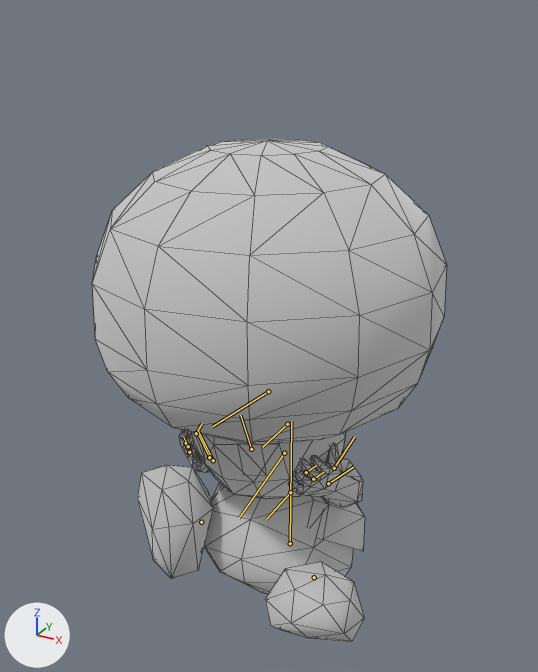
An edit to the glTF model FinModelUtility/Libraries/JSystem/JSystem Tests/goldens/super_mario_sunshine_kinopio/output/kinopio_body.glb, drawn before and after from the same camera.
Both versions are drawn from a 50 mm lens placed at (58.6, -116.0, 105.9), pointed at (-2.5, -5.0, 50.5). The axes (+X, +Y, +Z) are drawn at lower left. The lights are the same throughout. The first picture is the older version. Both versions are drawn at frame 3 of the action 'kinopio_sitororo'; the numbers are the values there. The bones that change, and the others that lie on the model, are drawn over the model as lines. Mesh edges are drawn as thin lines.

In view in the first picture: 'batch 0', 'batch 1', 'batch 2', 'batch 3', 'batch 4'.
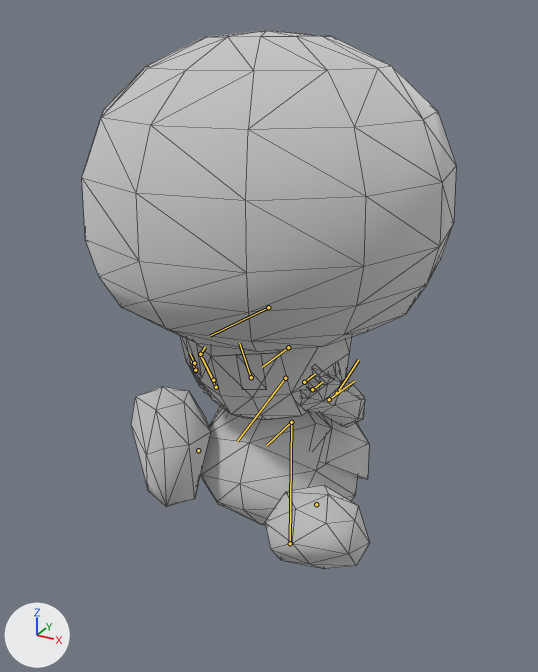
Boxes (x1, y1, x2, y2) around the edits, measured in the pictures (538 x 672 px):
```json
{"object": "batch 3", "change": "posed", "before": [92, 139, 446, 445], "after": [82, 30, 456, 352]}
{"object": "batch 0", "change": "posed", "before": [137, 430, 364, 642], "after": [131, 337, 369, 569], "on screen": "9% taller"}
{"object": "batch 1", "change": "posed", "before": [211, 482, 365, 551], "after": [209, 406, 369, 479]}
{"bone": "jnt_body", "before": "(290, 492) to (290, 492)", "after": "(291, 422) to (291, 422)"}
{"bone": "jnt_rarm_1", "before": "(251, 449) to (240, 415)", "after": "(251, 377) to (239, 343)"}
{"bone": "jnt_larm_1", "before": "(334, 468) to (354, 437)", "after": "(337, 393) to (358, 360)"}
```

Edits to the scene script, one JSON object a line:
```json
{"block": "bone_jnt_body", "where": "bone_jnt_body = bpy.data.objects['Armature'].pose.bones['jnt_body']  # child of 'kinopio'"}
{"op": "set", "path": "bone_jnt_body.location", "old": "(17.0, -0.1, 0.0)", "new": "(0.0, 0.0, 0.0)"}
{"block": "bone_jnt_rarm_1", "where": "bone_jnt_rarm_1 = bpy.data.objects['Armature'].pose.bones['jnt_rarm_1']  # child of 'jnt_lumber'"}
{"op": "set", "path": "bone_jnt_rarm_1.scale", "old": "(1.15, 1.0, 1.0)", "new": "(1.0, 1.0, 1.0)"}
{"block": "bone_jnt_larm_1", "where": "bone_jnt_larm_1 = bpy.data.objects['Armature'].pose.bones['jnt_larm_1']  # child of 'jnt_lumber'"}
{"op": "set", "path": "bone_jnt_larm_1.scale", "old": "(1.15, 1.0, 1.0)", "new": "(1.0, 1.0, 1.0)"}
```
